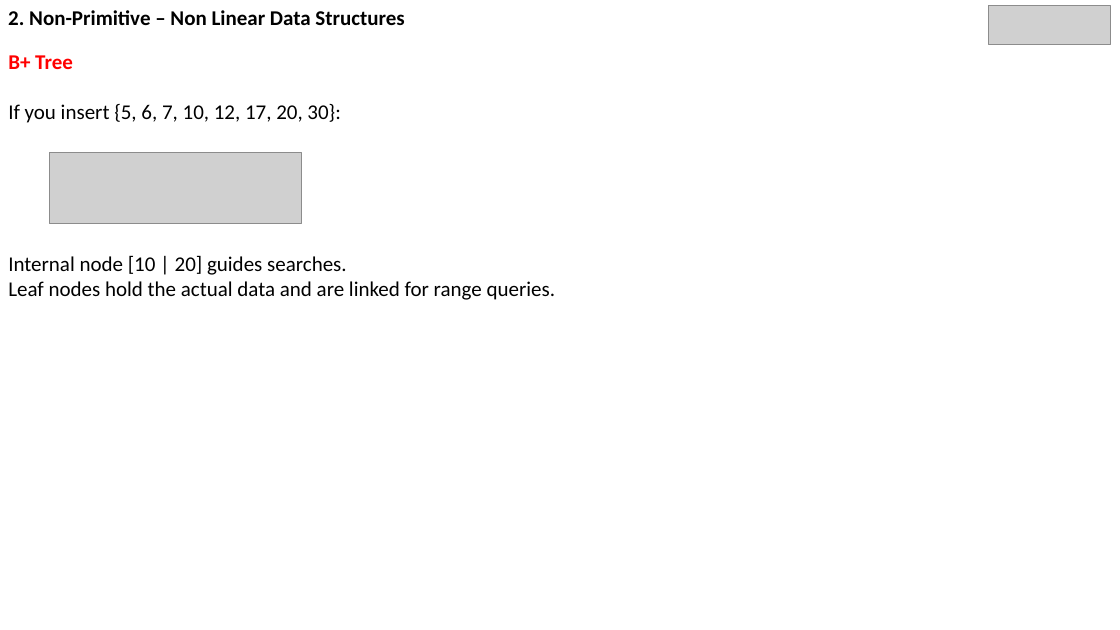
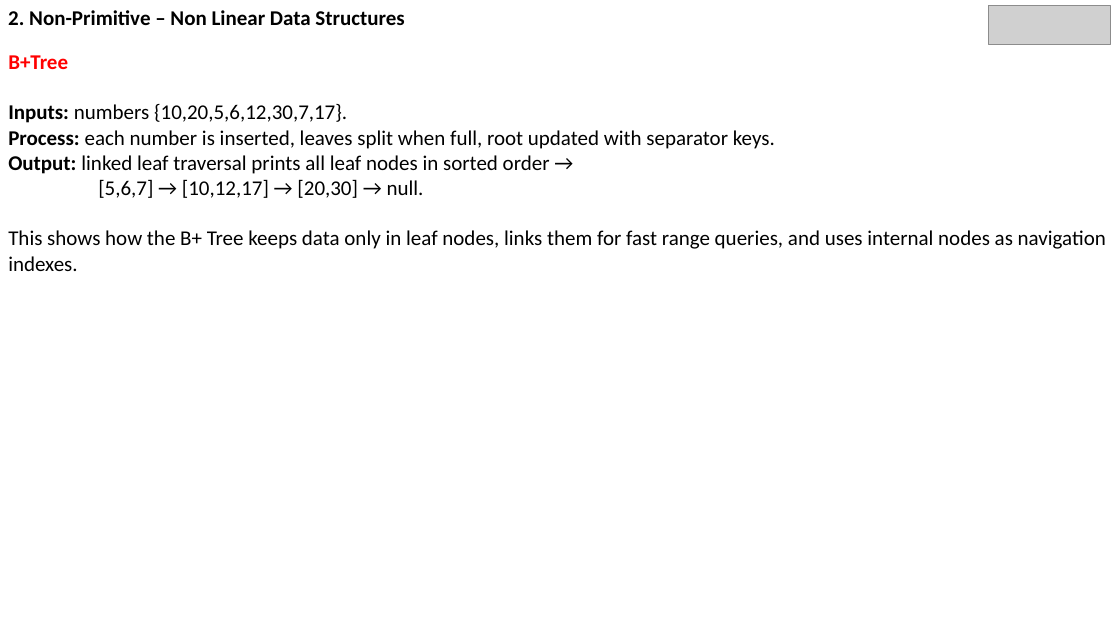
Before and after one commit to SMattaparthi-rgare/Non-Linear-Data-Structures-PPT, a slide deck: slide 25 of DataStructures3.pptx (slide 22 before the commit). Drawn at 1120x630 pixels with LibreOffice and Linux fonts; fonts in the diff are those of the drawing; grey boxes stand for pictures. Boxes give left, top, right and bottom in pixels: in the first picture for what was removed or moved away, otherwise in the second. Text is boxed around its words. In the diff, an @@ line names an element or a change of style, - is before the commit and + after.

```diff
--- a/DataStructures3.pptx
+++ b/DataStructures3.pptx
@@ text at (8, 55, 1106, 271): text changed @@
-B+ Tree
-If you insert {5, 6, 7, 10, 12, 17, 20, 30}:
-Internal node [10 | 20] guides searches.
-Leaf nodes hold the actual data and are linked for range queries.
+B+Tree
+Inputs: numbers {10,20,5,6,12,30,7,17}.
+Process: each number is inserted, leaves split when full, root updated with separator keys.
+Output: linked leaf traversal prints all leaf nodes in sorted order →
+[5,6,7] → [10,12,17] → [20,30] → null.
+This shows how the B+ Tree keeps data only in leaf nodes, links them for fast range queries, and uses internal nodes as navigation indexes.
@@ picture removed at (49, 153, 301, 223) @@
```
Also in this commit, not shown: 37 other slides changed, 7 slides added, 25 slides removed.
